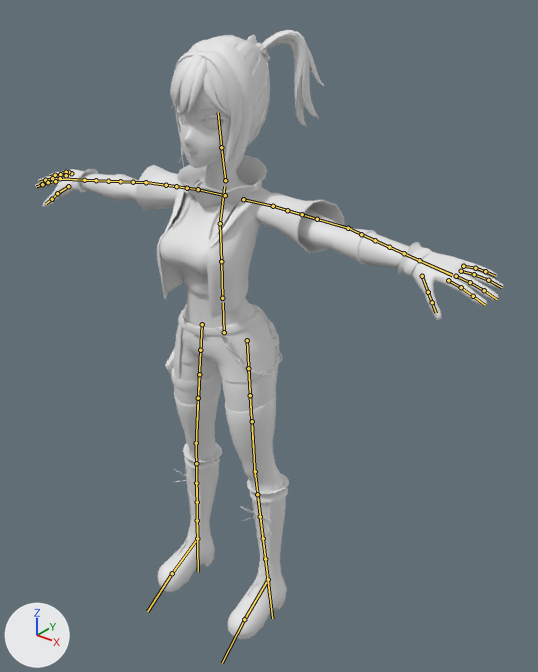
Before and after pictures for a commit that changed the FBX model Aetheria Tora's Story/Assets/Models/Player Model/MC V26.fbx.
Both versions are drawn from a 50 mm lens placed at (1.347, -1.456, 1.936), pointed at (0.08, 0.128, 0.954). The lights are fixed; the arrows at lower left show +X, +Y and +Z. The bones that bend it are drawn over the model as lines.

Names of what the first picture shows: 'Tora Model'.
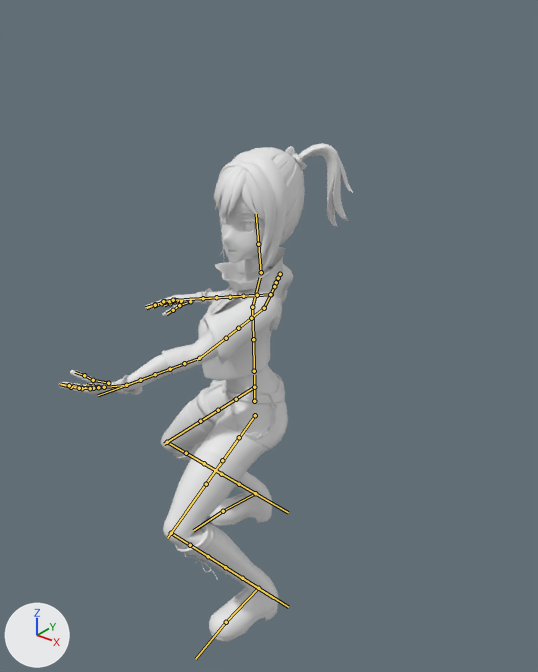
Commit message: Pushed Player Anims

The newer file adds an action. The first version stands in its rest pose; the second is drawn at frame 7 of the action 'root|Animation'.

Location of each change, (x1, y1, x2, y2) in pixels of the pictures (538 x 672 px):
'Tora Model', posed (37% narrower, 18% shorter): before (35, 30, 503, 639); after (58, 143, 353, 642)
bone 'root.x', root to tip: before (224, 332) to (223, 302); after (254, 401) to (254, 375)
bone 'thigh_stretch.l', root to tip: before (247, 340) to (250, 400); after (255, 415) to (219, 465)
bone 'leg_stretch.l', root to tip: before (255, 471) to (263, 538); after (171, 533) to (225, 567)
bone 'foot.l', root to tip: before (268, 579) to (244, 619); after (258, 588) to (226, 622)
bone 'leg_twist_2.l', root to tip: before (263, 538) to (270, 599); after (225, 567) to (273, 598)
bone 'thigh_twist.l', root to tip: before (247, 340) to (250, 400); after (255, 415) to (219, 465)
bone 'thigh_twist_2.l', root to tip: before (248, 368) to (252, 426); after (239, 437) to (202, 489)
bone 'thigh_twist_3.l', root to tip: before (250, 395) to (253, 452); after (222, 460) to (185, 513)
bone 'thigh_twist_4.l', root to tip: before (252, 421) to (255, 476); after (206, 484) to (167, 538)
bone 'thigh_stretch.r', root to tip: before (202, 324) to (199, 379); after (254, 387) to (214, 412)
bone 'leg_stretch.r', root to tip: before (196, 443) to (197, 502); after (167, 442) to (221, 474)
bone 'foot.r', root to tip: before (197, 538) to (172, 573); after (255, 493) to (223, 511)
bone 'leg_twist.r', root to tip: before (197, 520) to (198, 572); after (239, 484) to (288, 512)
bone 'leg_twist_3.r', root to tip: before (196, 483) to (197, 538); after (204, 463) to (255, 493)
bone 'spine_01.x', root to tip: before (222, 298) to (221, 261); after (254, 371) to (253, 339)
bone 'neck.x', root to tip: before (225, 180) to (221, 147); after (261, 272) to (258, 244)
bone 'arm_stretch.r', root to tip: before (198, 189) to (174, 186); after (280, 274) to (275, 283)
bone 'forearm_stretch.r', root to tip: before (146, 182) to (108, 181); after (271, 294) to (230, 297)
bone 'c_thumb1.r', root to tip: before (68, 186) to (57, 193); after (190, 301) to (179, 305)
bone 'c_thumb2.r', root to tip: before (57, 193) to (52, 199); after (179, 305) to (173, 310)
bone 'arm_twist_2.r', root to tip: before (187, 188) to (164, 184); after (278, 278) to (274, 287)
bone 'arm_stretch.l', root to tip: before (273, 206) to (305, 215); after (264, 308) to (236, 330)
bone 'forearm_stretch.l', root to tip: before (348, 228) to (389, 247); after (199, 358) to (155, 374)
bone 'hand.l', root to tip: before (419, 260) to (452, 274); after (126, 385) to (96, 388)
bone 'c_thumb1.l', root to tip: before (422, 276) to (428, 292); after (108, 383) to (93, 380)
bone 'c_thumb2.l', root to tip: before (428, 292) to (432, 302); after (93, 380) to (84, 375)
bone 'forearm_twist.l', root to tip: before (404, 253) to (452, 275); after (140, 380) to (98, 395)
bone 'forearm_twist_2.l', root to tip: before (389, 247) to (435, 268); after (155, 374) to (112, 390)
bone 'forearm_twist_3.l', root to tip: before (375, 240) to (419, 260); after (170, 369) to (126, 385)
bone 'forearm_twist_4.l', root to tip: before (361, 234) to (404, 253); after (184, 363) to (140, 380)
bone 'arm_twist.l', root to tip: before (273, 206) to (305, 215); after (264, 308) to (236, 330)
bone 'arm_twist_2.l', root to tip: before (287, 210) to (320, 220); after (251, 318) to (223, 340)
bone 'arm_twist_3.l', root to tip: before (302, 214) to (335, 224); after (238, 328) to (210, 350)

The change in detail:
Bone 'root.x' (bone_root_x) moves from (0.0, 0.0, 0.0) to (0.0, -0.299, -0.139).
Bone 'root.x' (bone_root_x) turns from (0, 0, 0) to (0, -50, 0) degrees about its own x, y and z.
Bone 'thigh_stretch.l' (bone_thigh_stretch_l) turns from (0, 0, 0) to (36, -16, -54) degrees about its own x, y and z.
Bone 'leg_stretch.l' (bone_leg_stretch_l) turns from (0, 0, 0) to (0, 0, 91) degrees about its own x, y and z.
Bone 'foot.l' (bone_foot_l) turns from (0, 0, 0) to (35, 4, -13) degrees about its own x, y and z.
Bone 'leg_twist_2.l' (bone_leg_twist_2_l) turns from (0, 0, 0) to (0, 8, 0) degrees about its own x, y and z.
Bone 'thigh_twist.l' (bone_thigh_twist_l) turns from (0, 0, 0) to (0, 34, 0) degrees about its own x, y and z.
Bone 'thigh_twist_2.l' (bone_thigh_twist_2_l) turns from (0, 0, 0) to (0, 25, 0) degrees about its own x, y and z.
Bone 'thigh_twist_3.l' (bone_thigh_twist_3_l) turns from (0, 0, 0) to (0, 17, 0) degrees about its own x, y and z.
Bone 'thigh_twist_4.l' (bone_thigh_twist_4_l) turns from (0, 0, 0) to (0, 8, 0) degrees about its own x, y and z.
Bone 'thigh_stretch.r' (bone_thigh_stretch_r) turns from (0, 0, 0) to (11, -6, 45) degrees about its own x, y and z.
Bone 'leg_stretch.r' (bone_leg_stretch_r) turns from (0, 0, 0) to (0, 0, -90) degrees about its own x, y and z.
Bone 'foot.r' (bone_foot_r) turns from (0, 0, 0) to (43, -9, 18) degrees about its own x, y and z.
Bone 'leg_twist.r' (bone_leg_twist_r) turns from (0, 0, 0) to (0, -16, 0) degrees about its own x, y and z.
Bone 'leg_twist_3.r' (bone_leg_twist_3_r) turns from (0, 0, 0) to (0, -8, 0) degrees about its own x, y and z.
Bone 'spine_01.x' (bone_spine_01_x) turns from (0, 0, 0) to (0, -12, 0) degrees about its own x, y and z.
Bone 'neck.x' (bone_neck_x) turns from (0, 0, 0) to (-6, 55, -8) degrees about its own x, y and z.
Bone 'arm_stretch.r' (bone_arm_stretch_r) turns from (0, 0, 0) to (-35, 2, 20) degrees about its own x, y and z.
Bone 'forearm_stretch.r' (bone_forearm_stretch_r) turns from (0, 0, 0) to (0, 0, 62) degrees about its own x, y and z.
Bone 'c_thumb1.r' (bone_c_thumb1_r) moves from (0.0, 0.0, 0.0) to (0.004, 0.0, 0.0).
Bone 'c_thumb1.r' (bone_c_thumb1_r) turns from (0, 0, 0) to (11, -155, 1) degrees about its own x, y and z.
Bone 'c_thumb2.r' (bone_c_thumb2_r) turns from (0, 0, 0) to (27, 160, 25) degrees about its own x, y and z.
Bone 'arm_twist_2.r' (bone_arm_twist_2_r) turns from (0, 0, 0) to (0, 8, 0) degrees about its own x, y and z.
Bone 'arm_stretch.l' (bone_arm_stretch_l) turns from (0, 0, 0) to (-25, 6, -54) degrees about its own x, y and z.
Bone 'forearm_stretch.l' (bone_forearm_stretch_l) turns from (0, 0, 0) to (0, 0, -16) degrees about its own x, y and z.
Bone 'hand.l' (bone_hand_l) turns from (0, 0, 0) to (-15, -152, 0) degrees about its own x, y and z.
Bone 'c_thumb1.l' (bone_c_thumb1_l) moves from (0.0, 0.0, 0.0) to (-0.004, 0.0, 0.0).
Bone 'c_thumb1.l' (bone_c_thumb1_l) turns from (0, 0, 0) to (11, 155, -1) degrees about its own x, y and z.
Bone 'c_thumb2.l' (bone_c_thumb2_l) turns from (0, 0, 0) to (27, -160, -25) degrees about its own x, y and z.
Bone 'forearm_twist.l' (bone_forearm_twist_l) turns from (0, 0, 0) to (0, -152, 0) degrees about its own x, y and z.
Bone 'forearm_twist_2.l' (bone_forearm_twist_2_l) turns from (0, 0, 0) to (0, -114, 0) degrees about its own x, y and z.
Bone 'forearm_twist_3.l' (bone_forearm_twist_3_l) turns from (0, 0, 0) to (0, -76, 0) degrees about its own x, y and z.
Bone 'forearm_twist_4.l' (bone_forearm_twist_4_l) turns from (0, 0, 0) to (0, -38, 0) degrees about its own x, y and z.
Bone 'arm_twist.l' (bone_arm_twist_l) turns from (0, 0, 0) to (0, -32, 0) degrees about its own x, y and z.
Bone 'arm_twist_2.l' (bone_arm_twist_2_l) turns from (0, 0, 0) to (0, -24, 0) degrees about its own x, y and z.
Bone 'arm_twist_3.l' (bone_arm_twist_3_l) turns from (0, 0, 0) to (0, -16, 0) degrees about its own x, y and z.
